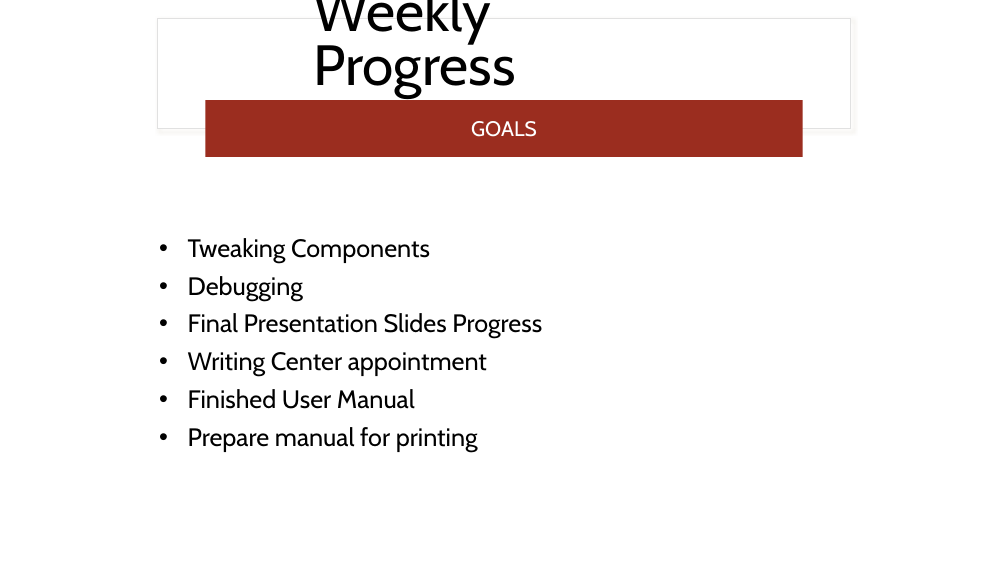
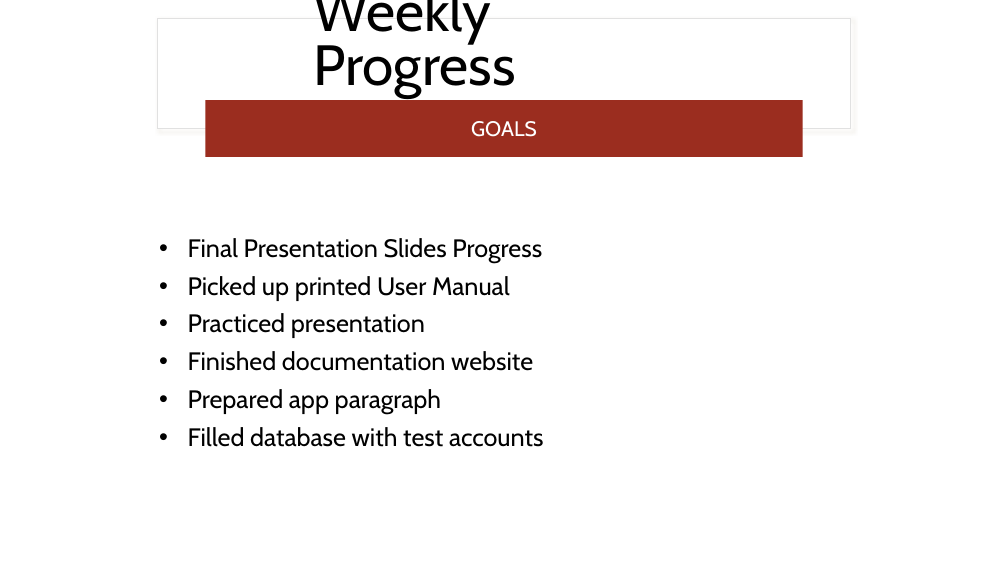
Before and after one commit to jjdeuce06/VulcanActivityTracker, a slide deck: slide 3 of Documentation/Weekly Report/week14/CMSC-4920-Week14Report-Group2.pptx. Drawn at 1008x567 pixels with LibreOffice and Linux fonts; fonts in the diff are those of the drawing. Boxes give left, top, right and bottom in pixels: in the first picture for what was removed or moved away, otherwise in the second. Text is boxed around its words. In the diff, an @@ line names an element or a change of style, - is before the commit and + after.

```diff
--- a/Documentation/Weekly Report/week14/CMSC-4920-Week14Report-Group2.pptx
+++ b/Documentation/Weekly Report/week14/CMSC-4920-Week14Report-Group2.pptx
@@ text at (188, 238, 430, 301): paragraphs removed @@
-• Tweaking Components
-• Debugging
@@ text at (188, 276, 544, 447): text changed @@
-• Writing Center appointment
-• Finished User Manual
-• Prepare manual for printing
+• Picked up printed User Manual
+• Practiced presentation
+• Finished documentation website
+• Prepared app paragraph
+• Filled database with test accounts
```
Also in this commit, not shown: 1 slide added, 2 slides removed, 2 other files.
